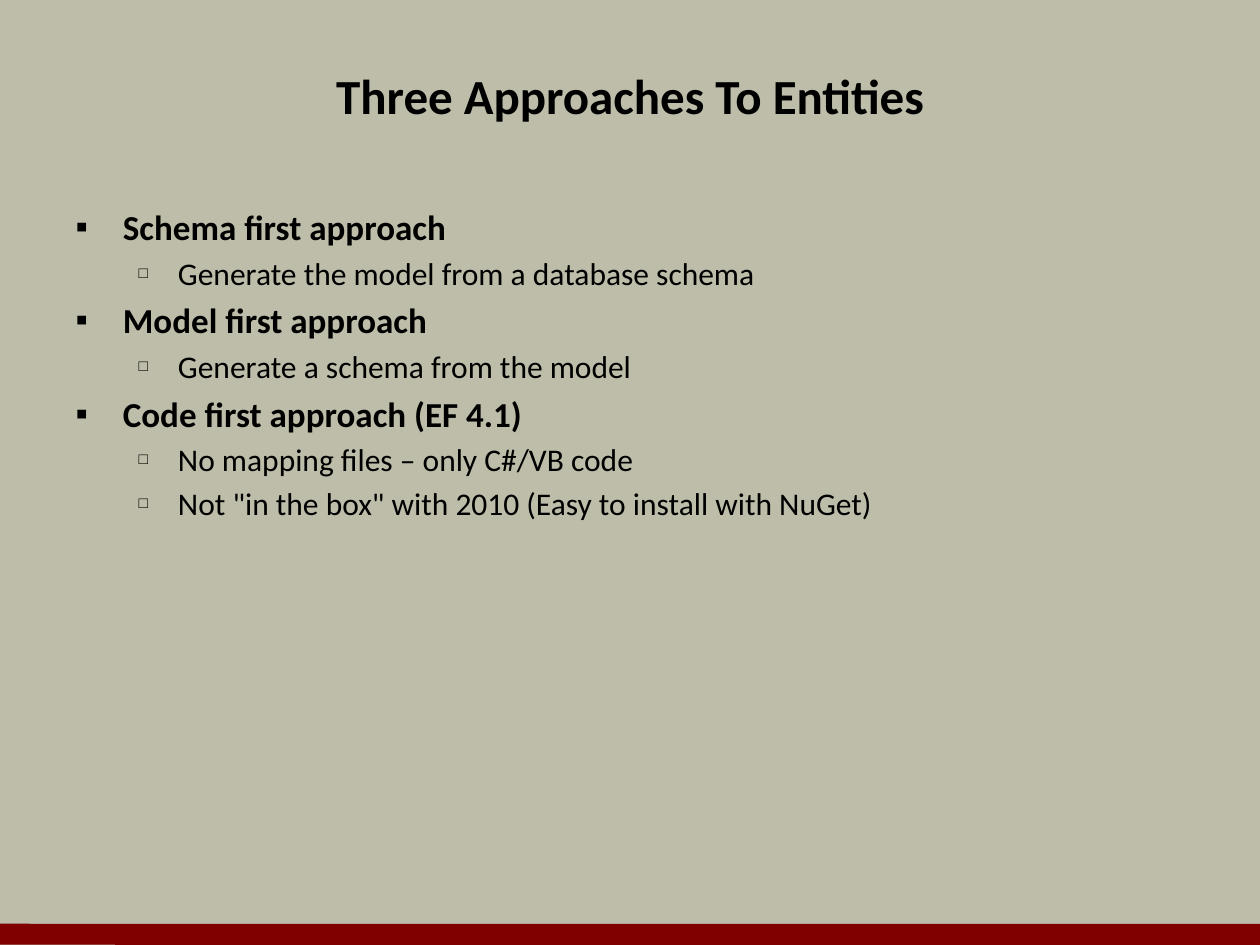
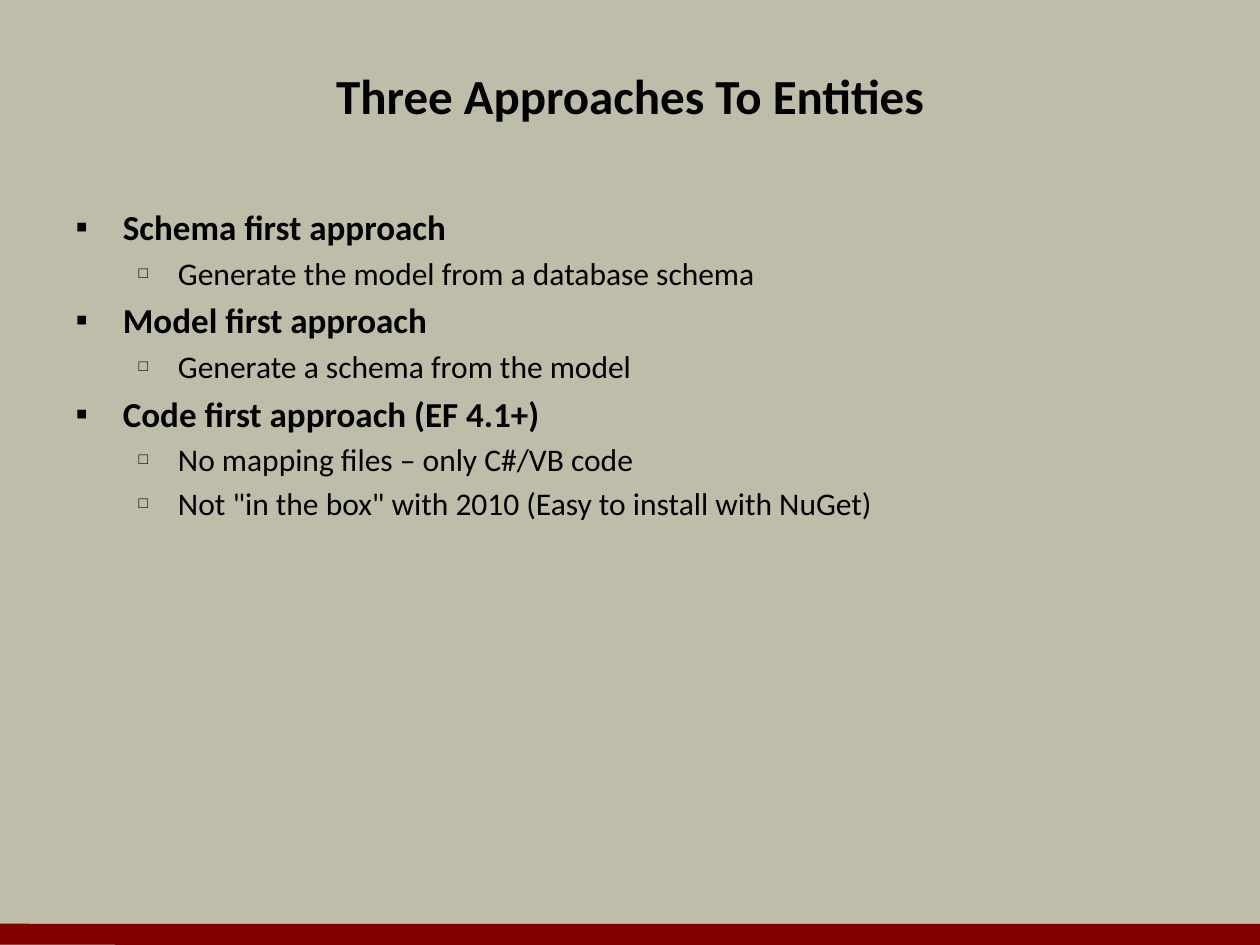
Before and after one commit to OdeToCode/classes, a slide deck: slide 6 of linq/slides/05_EntityFramework.pptx. Drawn at 1260x945 pixels with LibreOffice and Linux fonts; fonts in the diff are those of the drawing; background and template pictures are left out. Boxes give left, top, right and bottom in pixels: in the first picture for what was removed or moved away, otherwise in the second. Text is boxed around its words. In the diff, an @@ line names an element or a change of style, - is before the commit and + after.

Commit message:
typos

```diff
--- a/linq/slides/05_EntityFramework.pptx
+++ b/linq/slides/05_EntityFramework.pptx
@@ text at (123, 401, 539, 433): text changed @@
-▪ Code first approach (EF 4.1)
+▪ Code first approach (EF 4.1+)
```
Also in this commit, not shown: 1 other slide changed.
